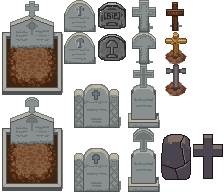
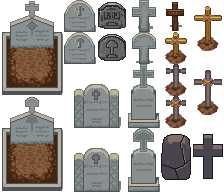
Comparing the layer stacks of the two (224, 192) images. Changes:
painted on "Tuomo Untinen" over (x1=165, y1=6, x2=222, y2=128)
